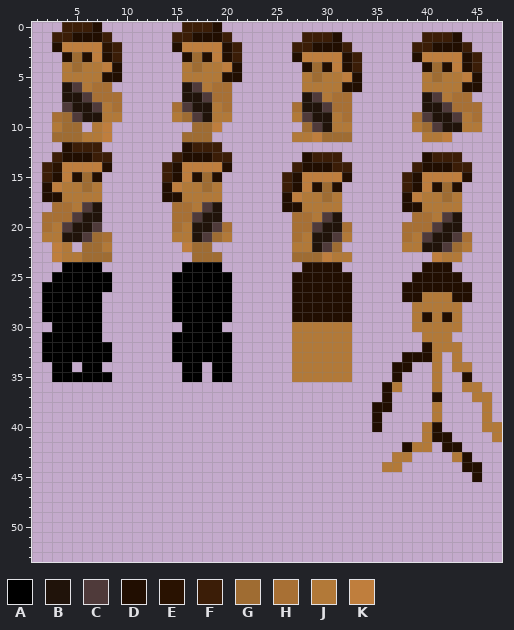
One commit to this pixel-art file: CavemanTileset.aseprite. That is the earlier state.
48x96 pixels, 1 frame. Colours within 5 levels of each other are drawn and written as one. Shown: x 1..47, y 0..53.
Palette (. is transparent): A #000000  B #20130a  C #4f3a3a  D #210e01  E #291201  F #3b1d07  G #9f6c32  H #a87034  J #b27938  K #bf7e3d
Pixels before (only the part around the change), first column x 1:
28 .AAAAAA.......AAAAAA.
29 .AAAAAA.......AAAAAA.
30 ..AAAAA........AAAA..
31 .AAAAAA.......AAAAAA.
32 .AAAAAAA......AAAAAA.
33 .AAAAAAA......AAAAAA.
34 ..AA.AA........AA.AA.
35 ..AAAAAA.......AA.AA.
36 .....................
37 .....................
38 .....................
39 .....................
40 .....................
41 .....................
42 .....................
43 .....................
44 .....................
45 .....................
46 .....................
47 .....................
48 .....................
49 .....................
50 .....................
51 .....................
52 .....................
53 .....................
After:
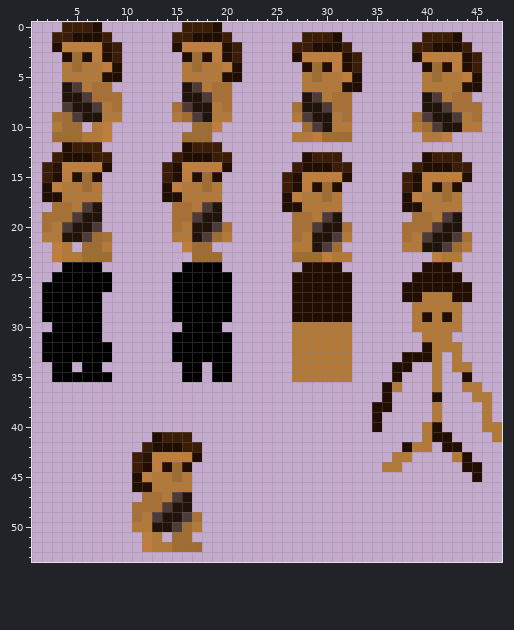
Diff:
Changed rows in their new state; - is an unchanged pixel.
first column x 11:
41 --DFFF-
42 -FDDDFF
43 FEKKKKD
44 FDKDGD-
45 DKJJGJ-
46 DDJJJJ-
47 -HHJCB-
48 HHHCBB-
49 HJCBBCH
50 JJBBCGJ
51 -KJ-GG-
52 -KJJGGG
Pixel boxes of the changes (left, top, right, bottom) in both pictures:
added: (132, 432, 202, 552)
